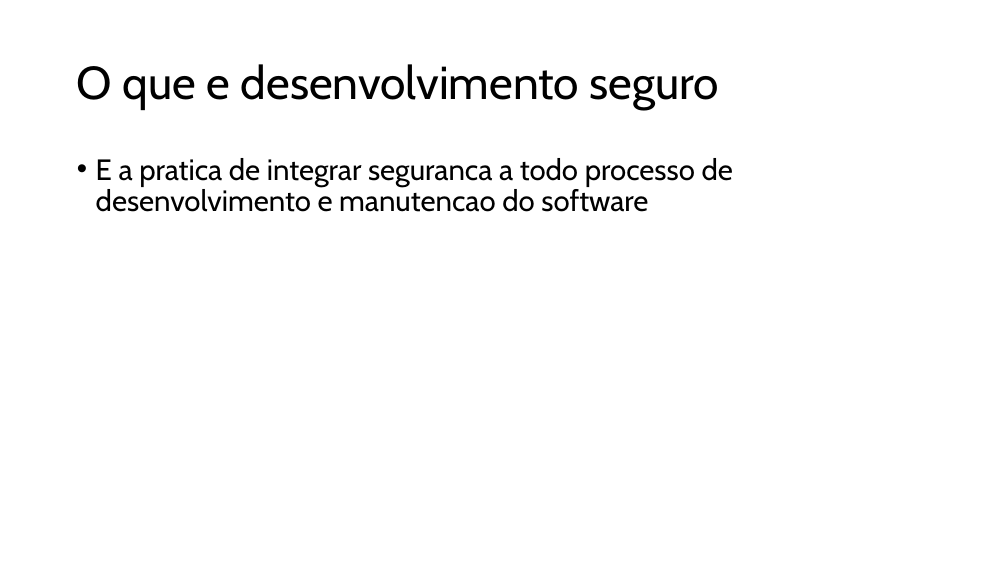
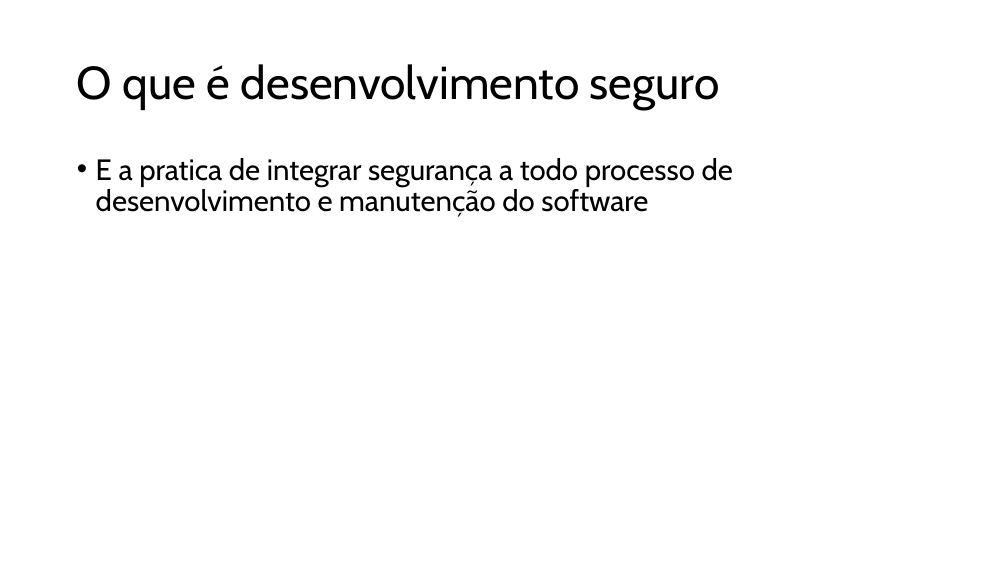
Before and after one commit to raqsilva8/pme-devsecops-toolkit, a slide deck: slide 3 of Material_de_Treino/DesenvolvimentoSeguro_tecnico.pptx. Drawn at 1008x567 pixels with LibreOffice and Linux fonts; fonts in the diff are those of the drawing. Boxes give left, top, right and bottom in pixels: in the first picture for what was removed or moved away, otherwise in the second. Text is boxed around its words. In the diff, an @@ line names an element or a change of style, - is before the commit and + after.

```diff
--- a/Material_de_Treino/DesenvolvimentoSeguro_tecnico.pptx
+++ b/Material_de_Treino/DesenvolvimentoSeguro_tecnico.pptx
@@ title at box(77, 64, 720, 110): text changed @@
-O que e desenvolvimento seguro
+O que é desenvolvimento seguro
@@ text at box(96, 158, 733, 217): text changed @@
-• E a pratica de integrar seguranca a todo processo de desenvolvimento e manutencao do software
+• E a pratica de integrar segurança a todo processo de desenvolvimento e manutenção do software
```
Also in this commit, not shown: 7 other slides changed, 1 slide removed, 1 other file.
